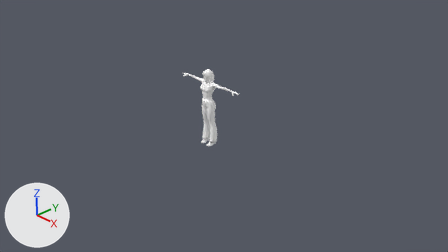
The Blender file vishva/assets/characters/Joan/Joan.blend as it was, and as the next commit left it.
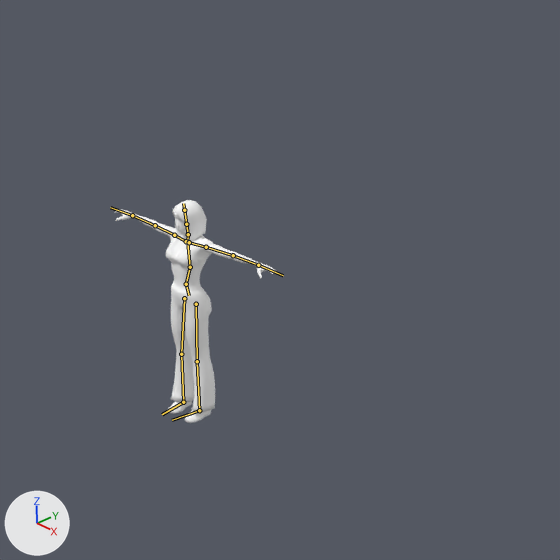
Old and new are each drawn from the file's camera 'Camera' and again close up on the part from 32% to 75% of the width and 0% to 77% of the height. The lights are fixed; the arrows at lower left show +X, +Y and +Z. The bones that bend it are drawn over the model as lines in the close-ups.

The first close-up shows 'Joan'.
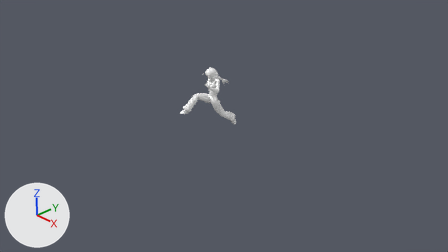
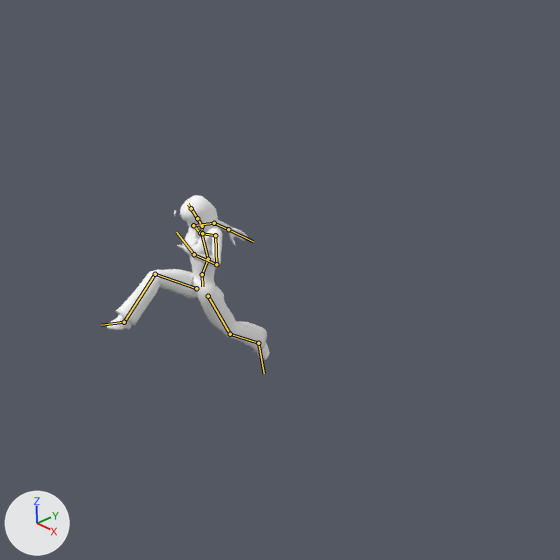
The newer file adds an action. The first version stands in its rest pose; the second is drawn at frame 2 of the action 'runJump'.

What differs and where, as boxes (x1, y1, x2, y2) in the close-ups (560 x 560 px):
'Joan', posed (26% shorter): before (115, 200, 277, 423); after (107, 195, 270, 360)
bone 'hip', root to tip: before (186, 284) to (189, 295); after (202, 274) to (202, 286)
bone 'rThigh', root to tip: before (184, 298) to (181, 354); after (196, 288) to (155, 274)
bone 'rShin', root to tip: before (181, 354) to (183, 402); after (155, 274) to (124, 322)
bone 'rFoot', root to tip: before (183, 402) to (162, 414); after (124, 322) to (101, 325)
bone 'abdomen', root to tip: before (186, 284) to (190, 267); after (202, 274) to (208, 259)
bone 'chest', root to tip: before (190, 267) to (187, 242); after (208, 259) to (201, 233)
bone 'neckDummy', root to tip: before (187, 242) to (188, 234); after (201, 233) to (202, 226)
bone 'neck', root to tip: before (188, 234) to (186, 224); after (202, 226) to (197, 218)
bone 'rCollar', root to tip: before (186, 241) to (174, 235); after (200, 233) to (193, 225)
bone 'rShldr', root to tip: before (174, 235) to (155, 225); after (193, 225) to (214, 223)
bone 'rForeArm', root to tip: before (155, 225) to (132, 215); after (214, 223) to (228, 229)
bone 'rHand', root to tip: before (132, 215) to (110, 207); after (228, 229) to (253, 241)
bone 'lCollar', root to tip: before (189, 242) to (206, 247); after (202, 233) to (215, 235)
bone 'lShldr', root to tip: before (206, 247) to (233, 255); after (215, 235) to (216, 264)
bone 'lForeArm', root to tip: before (233, 255) to (258, 265); after (216, 264) to (194, 254)
bone 'lHand', root to tip: before (258, 265) to (283, 275); after (194, 254) to (176, 232)
bone 'lThigh', root to tip: before (196, 304) to (197, 361); after (208, 296) to (230, 334)
bone 'lShin', root to tip: before (197, 361) to (199, 410); after (230, 334) to (258, 343)
bone 'lFoot', root to tip: before (199, 410) to (172, 420); after (258, 343) to (264, 373)

The edits, one by one:
Bone 'hip' (bone_hip) moves from (0.0, 0.0, 0.0) to (0.005, 0.015, 0.163).
Bone 'hip' (bone_hip) turns from (0, 0, 0) to (-8, 4, 6) degrees about its own x, y and z.
Bone 'rThigh' (bone_rthigh) turns from (0, 0, 0) to (12, -13, 106) degrees about its own x, y and z.
Bone 'rShin' (bone_rshin) turns from (0, 0, 0) to (-43, 23, 57) degrees about its own x, y and z.
Bone 'rFoot' (bone_rfoot) turns from (0, 0, 0) to (20, 17, 2) degrees about its own x, y and z.
Bone 'abdomen' (bone_abdomen) turns from (0, 0, 0) to (11, -11, -7) degrees about its own x, y and z.
Bone 'chest' (bone_chest) turns from (0, 0, 0) to (3, 4, 18) degrees about its own x, y and z.
Bone 'neckDummy' (bone_neckdummy) turns from (0, 0, 0) to (-2, 1, -8) degrees about its own x, y and z.
Bone 'neck' (bone_neck) turns from (0, 0, 0) to (24, 8, -9) degrees about its own x, y and z.
Bone 'rCollar' (bone_rcollar) turns from (0, 0, 0) to (-1, -2, -11) degrees about its own x, y and z.
Bone 'rShldr' (bone_rshldr) turns from (0, 0, 0) to (-59, -19, 63) degrees about its own x, y and z.
Bone 'rForeArm' (bone_rforearm) turns from (0, 0, 0) to (12, 0, 1) degrees about its own x, y and z.
Bone 'rHand' (bone_rhand) turns from (0, 0, 0) to (-7, 15, 28) degrees about its own x, y and z.
Bone 'lCollar' (bone_lcollar) turns from (0, 0, 0) to (4, 1, -1) degrees about its own x, y and z.
Bone 'lShldr' (bone_lshldr) turns from (0, 0, 0) to (33, -31, -63) degrees about its own x, y and z.
Bone 'lForeArm' (bone_lforearm) turns from (0, 0, 0) to (69, 0, -1) degrees about its own x, y and z.
Bone 'lHand' (bone_lhand) turns from (0, 0, 0) to (23, 28, 25) degrees about its own x, y and z.
Bone 'lThigh' (bone_lthigh) turns from (0, 0, 0) to (-5, -13, 43) degrees about its own x, y and z.
Bone 'lShin' (bone_lshin) turns from (0, 0, 0) to (-17, -9, -15) degrees about its own x, y and z.
Bone 'lFoot' (bone_lfoot) turns from (0, 0, 0) to (27, -20, -21) degrees about its own x, y and z.
